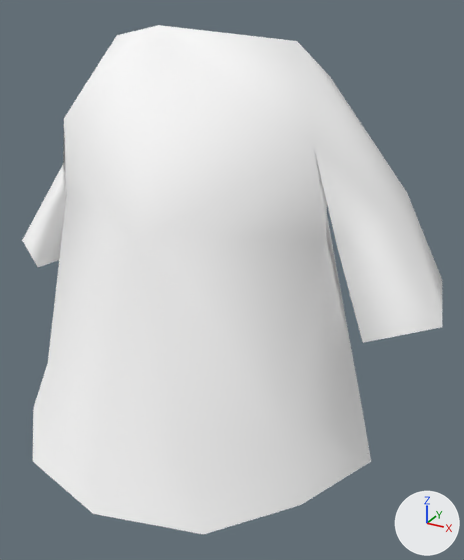
A saved change to the glTF model public/3d/item/model__item__shop.ofs_2637_0/2637dress000_r.gltf.
Rendered twice from a 50 mm lens placed at (0.72, -1.204, 1.657), pointed at (0.076, -0.034, 1.072). Lighting does not change. The marker at lower right points along +X, +Y and +Z. The picture after the commit comes second.

In view in the first picture: '2637dress000_r'.
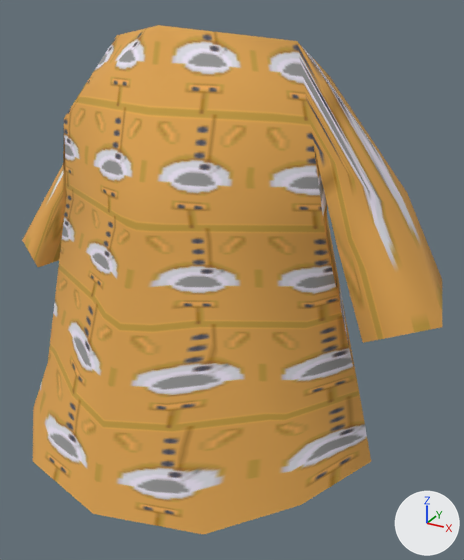
Changed parts and their boxes (x1, y1, x2, y2) in the pictures (464 x 560 px):
'2637dress000_r', surface changed (white to orange)
    both: (22, 25, 442, 534)

Diff of the bpy script that builds the scene:
```diff
--- a/public/3d/item/model__item__shop.ofs_2637_0/2637dress000_r.gltf.py
+++ b/public/3d/item/model__item__shop.ofs_2637_0/2637dress000_r.gltf.py
@@ img_c01_cloth_u @@
+img_c01_cloth_u = load_image('c01_cloth_u', '_unpacked/c01_cloth_u', 32, 64, 'sRGB')
@@ mat_c01_cloth_u @@
 mat_c01_cloth_u = principled_material('c01_cloth_u')
-mat_c01_cloth_u.base_color = (1.0, 1.0, 1.0)  # white #ffffff
+mat_c01_cloth_u.texture = img_c01_cloth_u
 mat_c01_cloth_u.roughness = 1.0
```
